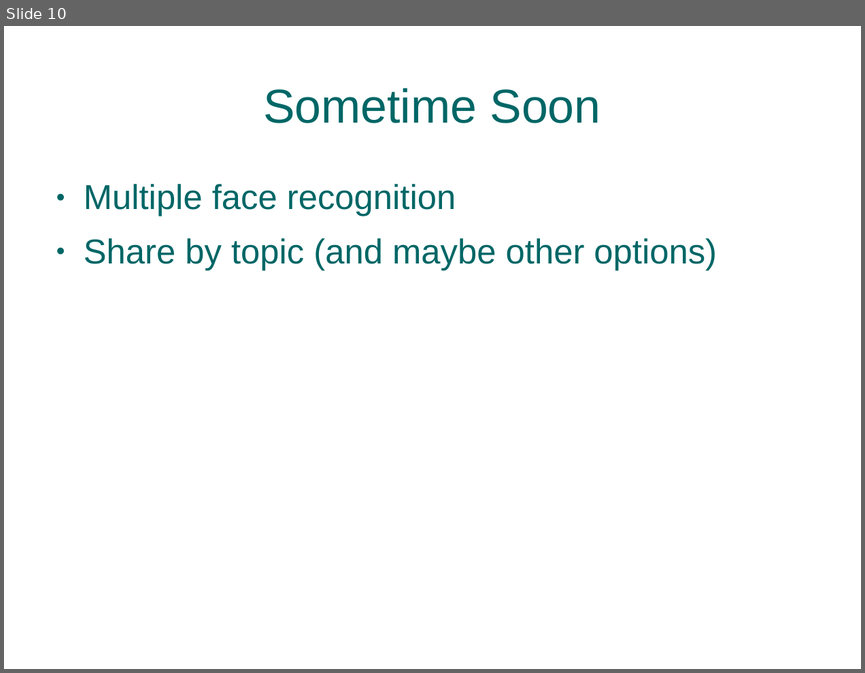
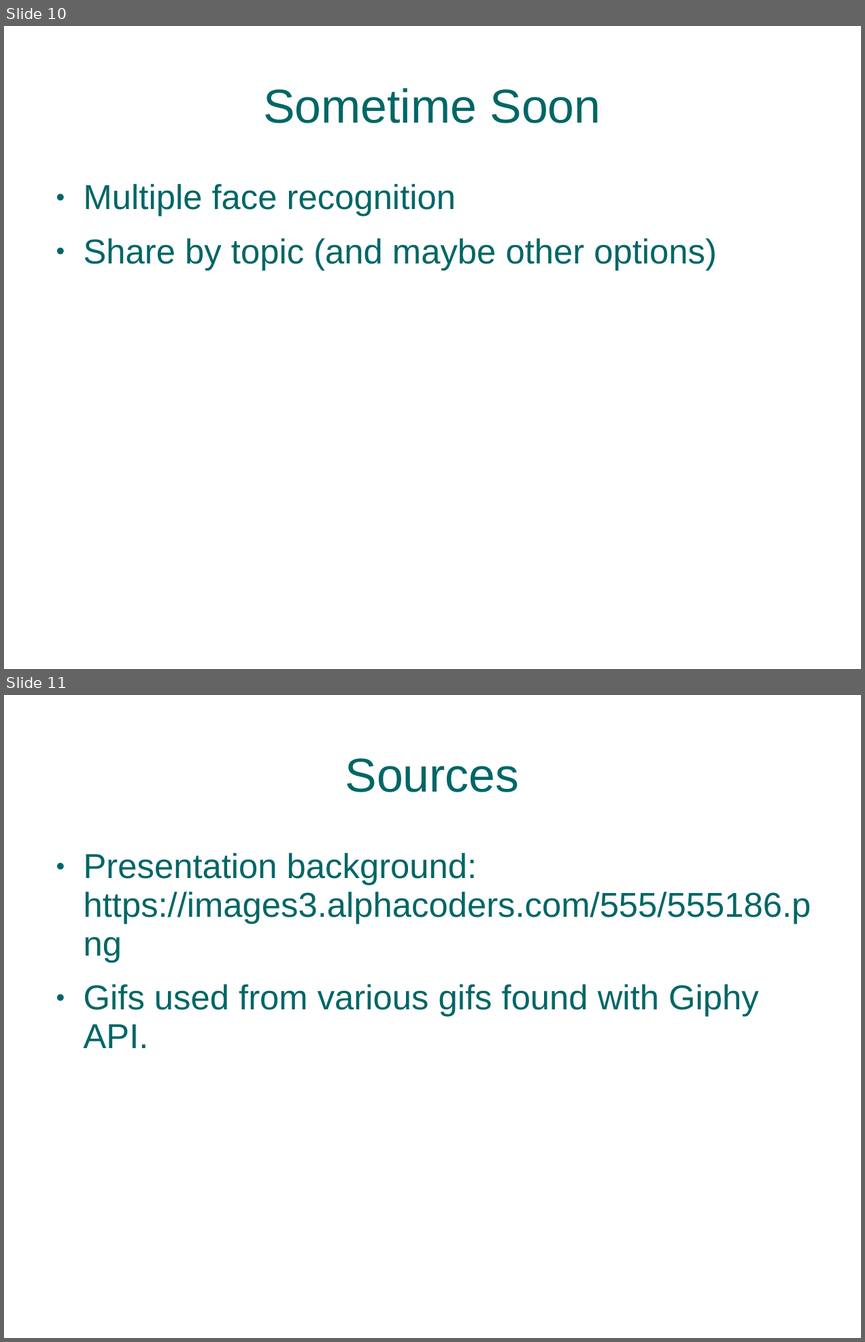
Before and after one commit to abruestle/ShiftShare, a slide deck: presentation/ShiftSharePresentation.ppt. Shown one above the other, each under a label of ours: slide 10 before the commit, slides 10 and 11 after it. The pictures are 865x673 and 865x1342 pixels, drawn with LibreOffice and Linux fonts; fonts in the diff are those of the drawing; background and template pictures are left out. Boxes give left, top, right and bottom in pixels: in the first picture for what was removed or moved away, otherwise in the second. Text is boxed around its words. In the diff, an @@ line names an element or a change of style, - is before the commit and + after.

Commit message:
added sources to powerpoint

```diff
--- a/presentation/ShiftSharePresentation.ppt
+++ b/presentation/ShiftSharePresentation.ppt
@@ slide 11 added at <box>4,695,861,1338</box>, background picture (left out) @@
@@ title added at <box>345,758,519,792</box>, 44 pt, text #006666 @@
+Sources
@@ text added at <box>84,853,811,1048</box>, 32 pt, text #006666 @@
+● Presentation background: https://images3.alphacoders.com/555/555186.png
+● Gifs used from various gifs found with Giphy API.
```
Also in this commit, not shown: 1 slide changed.
